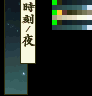
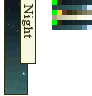
Revision of a layered 92 x 96 image; what changed, layer by layer:
painted on "TIME_03_0_0" over [21, 2, 35, 47]
